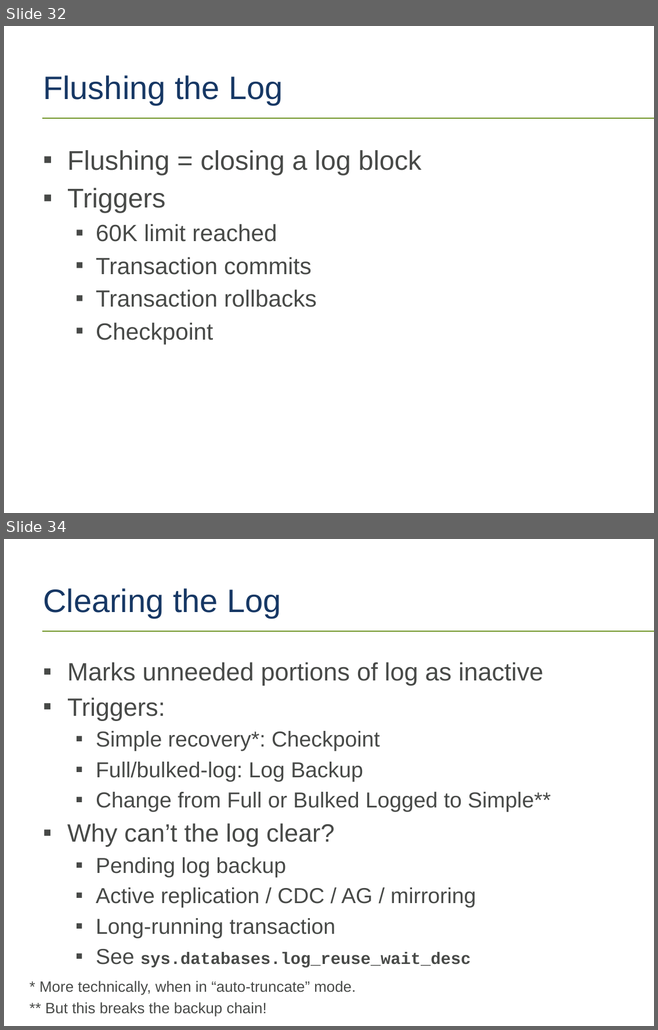
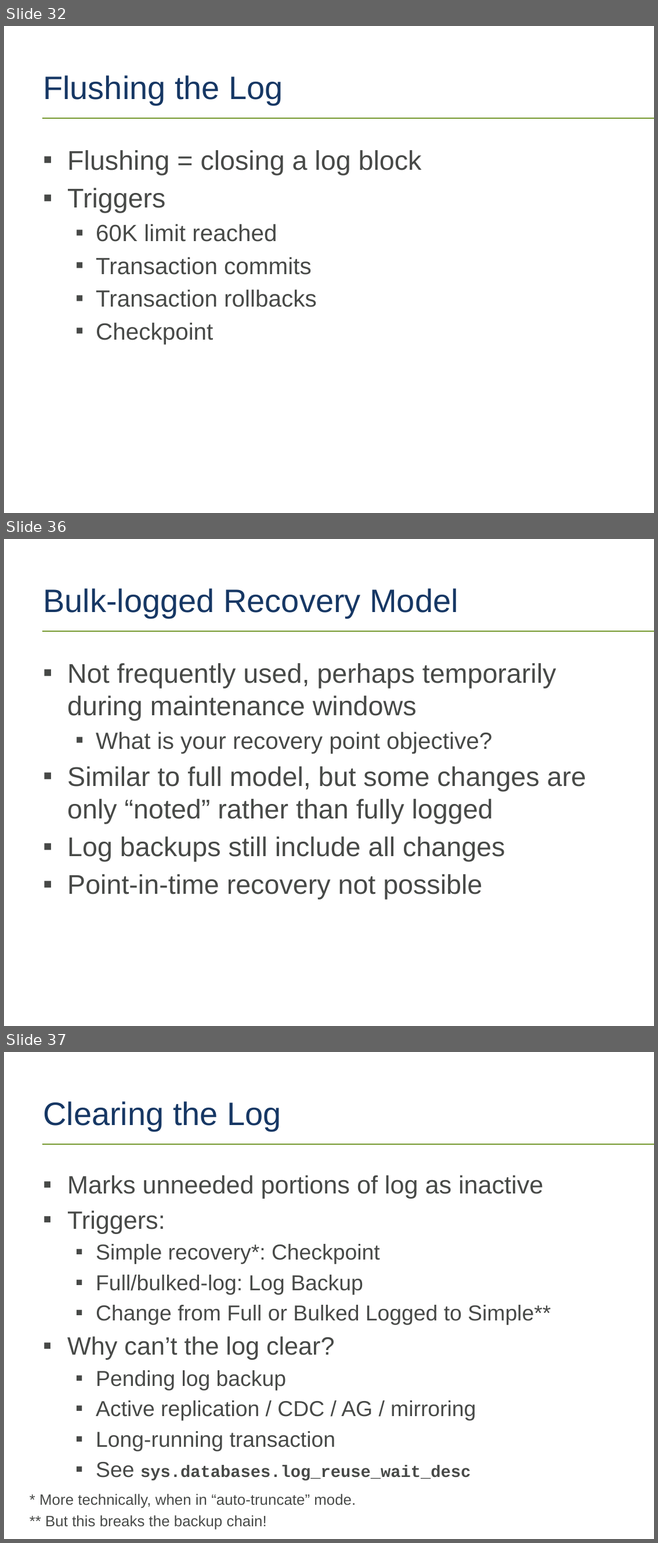
Before and after one commit to tf3604/LogFilePresentation, a slide deck: TransactionLog.pptx. Shown one above the other, each under a label of ours: slides 32 and 34 before the commit, slides 32, 36 and 37 after it; the slides between them are not shown. The pictures are 658x1030 and 658x1543 pixels, drawn with LibreOffice and Linux fonts; fonts in the diff are those of the drawing; background and template pictures are left out. Boxes give left, top, right and bottom in pixels: in the first picture for what was removed or moved away, otherwise in the second. Text is boxed around its words. In the diff, an @@ line names an element or a change of style, - is before the commit and + after.

Commit message:
Split up recovery models slide.

```diff
--- a/TransactionLog.pptx
+++ b/TransactionLog.pptx
@@ slide 36 added at (4,539,654,1026), background #FFFFFF; not listed: 1 template element that a slide beside it also shows @@
@@ title added at (43,588,458,617), 36 pt, text #163764 @@
+Bulk-logged Recovery Model
@@ text added at (67,663,586,900), 30 pt, text #474947 @@
+▪ Not frequently used, perhaps temporarily during maintenance windows
+  ▪ What is your recovery point objective?
+▪ Similar to full model, but some changes are only “noted” rather than fully logged
+▪ Log backups still include all changes
+▪ Point-in-time recovery not possible
@@ what was slide 34 is now slide 37 @@
```
Also in this commit, not shown: 1 slide changed, 2 other slides added.
